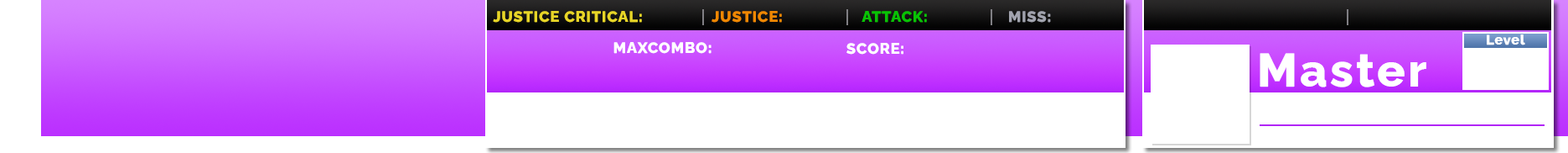
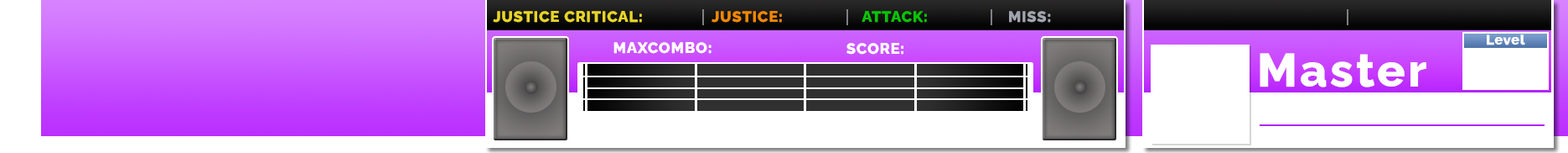
Layers edited between the first and the second w=1568, h=153 image:
added group "Group 3" with 19 layers above "MISS:" over [493, 37, 1117, 140]
added layer "Rectangle 17" (1st of 2, in "Group 3") in group "Group 3" over [583, 75, 1032, 78]
added layer "Rectangle 16" (1st of 6, in "Group 3") in group "Group 3" over [1027, 62, 1032, 93]
added layer "Rectangle 16" (2nd of 6, in "Group 3") in group "Group 3" over [584, 62, 588, 93]
added layer "Rectangle 16" (3rd of 6, in "Group 3") in group "Group 3" over [694, 62, 698, 93]
added layer "Rectangle 16" (4th of 6, in "Group 3") in group "Group 3" over [803, 62, 807, 93]
added layer "Rectangle 16" (5th of 6, in "Group 3") in group "Group 3" over [914, 62, 917, 93]
added layer "Rectangle 16" (6th of 6, in "Group 3") in group "Group 3" over [1023, 63, 1026, 93]
added layer "Rectangle 15" in group "Group 3" over [586, 87, 1026, 89]
added layer "Rectangle 14" in group "Group 3" over [579, 62, 584, 93]
added layer "Rectangle 13" in group "Group 3" over [579, 63, 1032, 111]
added group "Group 2" with 6 layers in group "Group 3" over [493, 37, 1117, 140]
added layer "Ellipse 1" (1st of 4, in "Group 3" › "Group 2") in group "Group 2" over [1073, 80, 1087, 94]
added layer "Ellipse 1" (2nd of 4, in "Group 3" › "Group 2") in group "Group 2" over [1054, 61, 1106, 113]
added layer "Rectangle 12" (1st of 2, in "Group 3" › "Group 2") in group "Group 2" over [1042, 37, 1117, 140]
added layer "Ellipse 1" (3rd of 4, in "Group 3" › "Group 2") in group "Group 2" over [524, 80, 539, 94]
added layer "Ellipse 1" (4th of 4, in "Group 3" › "Group 2") in group "Group 2" over [505, 61, 557, 113]
added layer "Rectangle 12" (2nd of 2, in "Group 3" › "Group 2") in group "Group 2" over [493, 37, 568, 140]
painted on "Rectangle 1" (1st of 3) over [491, 36, 1118, 93]
painted on "Rectangle 1" (3rd of 3) over [491, 36, 1118, 136]
